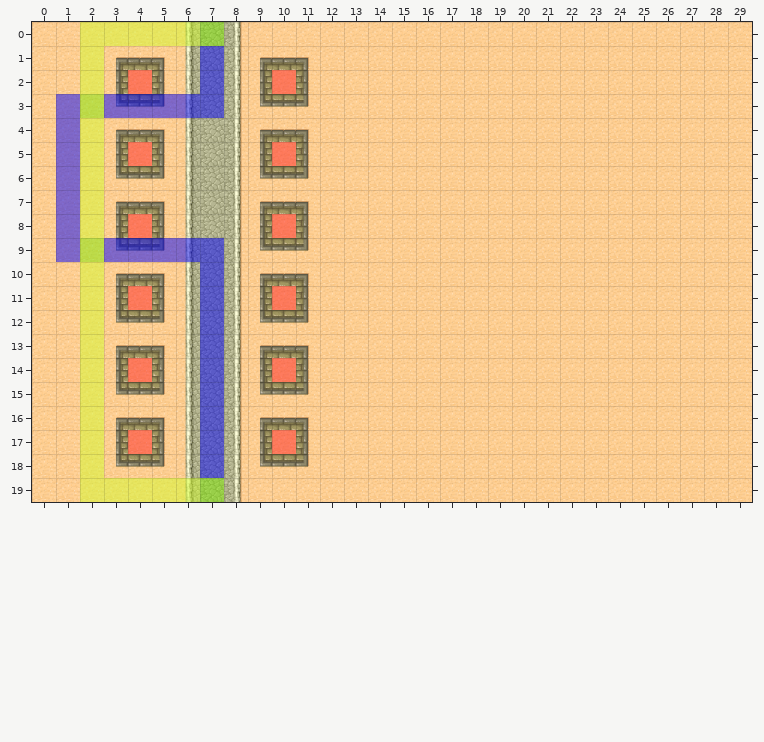
Level history. Tiled map: TowerDefense/tilemap-hd.tmx. The picture above is the old version.
Cells are 64x64 px. Shown: x 0..29, y 0..19.
The same view after the edit:
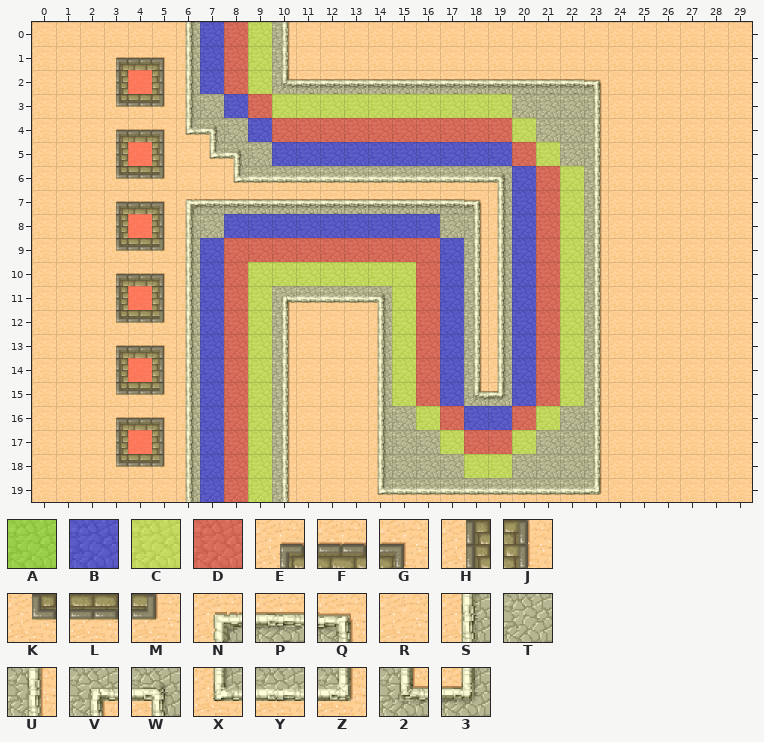
Key: from "metadatatiles-hd": A 0, B 1, C 2, D 3; from "tiles-hd": E 0, F 1, G 2, H 8, J 10, K 16, L 17, M 18, N 24, P 25, Q 26, R 29, S 32, T 33, U 34, V 35, W 36, X 40, Y 41, Z 42, 2 43, 3 44.
_ is an empty cell.
See-through tiles are keyed as they look on the map.
Difference:
Layer "background":
y 0: x 8..10 URR -> TTU
y 1: x 8..11 UEFG -> TTUR
y 2: x 8..23 UHRJRRRRRRRRRRRR -> TT2PPPPPPPPPPPPQ
y 3: x 8..23 UKLMRRRRRRRRRRRR -> TTTTTTTTTTTTTTTU
y 4: x 6..23 STUEFGRRRRRRRRRRRR -> XWTTTTTTTTTTTTTTTU
y 5: x 6..23 STUHRJRRRRRRRRRRRR -> RXWTTTTTTTTTTTTTTU
y 6: x 6..23 STUKLMRRRRRRRRRRRR -> RRXYYYYYYYYYYWTTTU
y 7: x 6..23 STUEFGRRRRRRRRRRRR -> NPPPPPPPPPPPQSTTTU
y 8: x 8..23 UHRJRRRRRRRRRRRR -> TTTTTTTTTTUSTTTU
y 9: x 8..23 UKLMRRRRRRRRRRRR -> TTTTTTTTTTUSTTTU
y 10: x 8..23 UEFGRRRRRRRRRRRR -> TTTTTTTTTTUSTTTU
y 11: x 8..23 UHRJRRRRRRRRRRRR -> TTVYYYWTTTUSTTTU
y 12: x 8..11 UKLM -> TTUR; x 14..23 RRRRRRRRRR -> STTTUSTTTU
y 13: x 8..11 UEFG -> TTUR; x 14..23 RRRRRRRRRR -> STTTUSTTTU
y 14: x 8..11 UHRJ -> TTUR; x 14..23 RRRRRRRRRR -> STTTUSTTTU
y 15: x 8..11 UKLM -> TTUR; x 14..23 RRRRRRRRRR -> STTT23TTTU
y 16: x 8..11 UEFG -> TTUR; x 14..23 RRRRRRRRRR -> STTTTTTTTU
y 17: x 8..11 UHRJ -> TTUR; x 14..23 RRRRRRRRRR -> STTTTTTTTU
y 18: x 8..11 UKLM -> TTUR; x 14..23 RRRRRRRRRR -> STTTTTTTTU
y 19: x 8..10 URR -> TTU; x 14..23 RRRRRRRRRR -> XYYYYYYYYZ
Layer "metadata":
y 0: x 2..9 CCCCCA__ -> _____BDC
y 1: x 2 C -> _; x 8..9 __ -> DC
y 2: x 2 C -> _; x 8..10 __D -> DC_
y 3: x 1..19 BABBBBB____________ -> _______BDCCCCCCCCCC
y 4: x 1..2 BC -> __; x 9..20 ____________ -> BDDDDDDDDDDC
y 5: x 1..2 BC -> __; x 10..21 D___________ -> BBBBBBBBBBDC
y 6..7: x 1..2 BC -> __; x 20..22 ___ -> BDC
y 8: x 1..2 BC -> __; x 8..16 __D______ -> BBBBBBBBB; x 20..22 ___ -> BDC
y 9: x 1..6 BABBBB -> ______; x 8..17 __________ -> DDDDDDDDDB; x 20..22 ___ -> BDC
y 10: x 2 C -> _; x 8..17 __________ -> DCCCCCCCDB; x 20..22 ___ -> BDC
y 11: x 2 C -> _; x 8..10 __D -> DC_; x 15..17 ___ -> CDB; x 20..22 ___ -> BDC
y 12..13: x 2 C -> _; x 8..9 __ -> DC; x 15..17 ___ -> CDB; x 20..22 ___ -> BDC
y 14: x 2 C -> _; x 8..10 __D -> DC_; x 15..17 ___ -> CDB; x 20..22 ___ -> BDC
y 15: x 2 C -> _; x 8..9 __ -> DC; x 15..17 ___ -> CDB; x 20..22 ___ -> BDC
y 16: x 2 C -> _; x 8..9 __ -> DC; x 16..21 ______ -> CDBBDC
y 17: x 2 C -> _; x 8..10 __D -> DC_; x 17..20 ____ -> CDDC
y 18: x 2 C -> _; x 8..9 __ -> DC; x 18..19 __ -> CC
y 19: x 2..9 CCCCCA__ -> _____BDC
